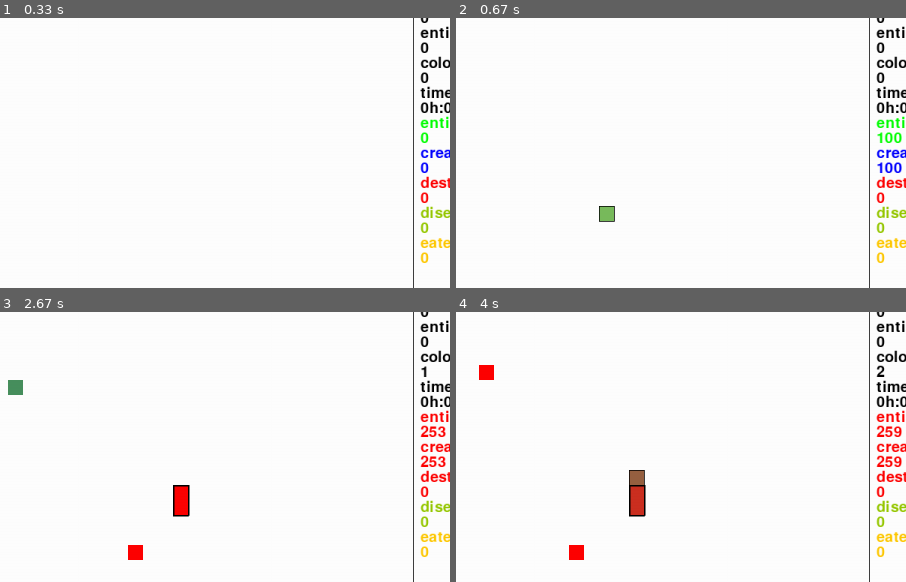
Above: before the commit, frames 1-4 (two rows, left to right).
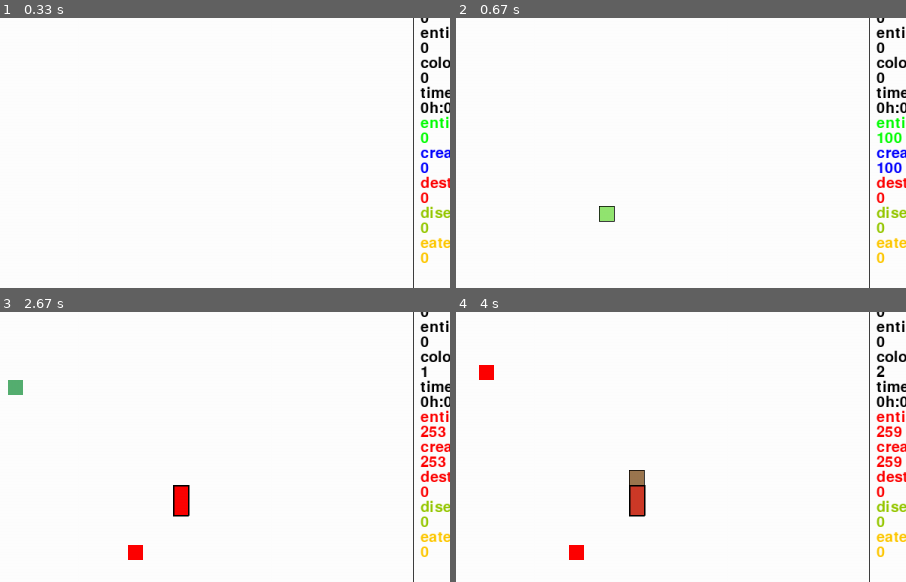
Above: after the commit, the same moments.

Repository: sbwhitt/pygame-life-simulation
Game: pygame game, started from main.py
Two runs of this game, one before a commit and one after it. Both use one fixed random seed, a clock stepped at 60 frames per second and the inputs below.
Inputs (mouse positions are % of the whole screen's width and height, from its top left):
- Up to frame 1 (0.33 s): no input
- Up to frame 2 (0.67 s): click (50, 50) at 0.42 s
- Up to frame 3 (2.67 s): tap 4 at 0.67 s; click (87, 85) at 1.1 s; tap E at 1.33 s; tap 1 at 1.73, 2.03 s; click (51, 61) at 1.8 s; tap 2 at 1.82 s; click (36, 29) at 2.27 s; click (85, 76) at 2.6 s
- Up to frame 4 (4 s): tap 1 at 2.9, 3.23, 3.53, 3.73 s; click (86, 42) at 2.97 s; tap 2 at 2.98 s; click (85, 69) at 3.3 s; tap 3 at 3.32 s; click (54, 46) at 3.8 s
The pictures show only the part of the screen within x 34-84%, y 15-65%; the shares and areas given below are measured in that part.

Frame 1 is identical in both runs. In frame 2, 0.2% of the frame differs, in the area x 32-36%, y 70-76%; in frame 3, 0.2%, in the area x 1-6%, y 25-31%; in frame 4, less than 0.1%.

Commit message:
adjust random color

Diff:
--- a/src/entity.py
+++ b/src/entity.py
@@ -18,7 +18,7 @@
             self.dna = DNA(args[2])
         else:
             self.dna = DNA(pygame.Color(random.randint(
-                10, 200), random.randint(10, 200), random.randint(10, 200)))
+                10, 245), random.randint(10, 245), random.randint(10, 245)))
 
     def update(self, width: int, height: int, surroundings: list[list["Entity"] | None]) -> "Entity":
         neighbor = self._choose_neighbor(surroundings)
